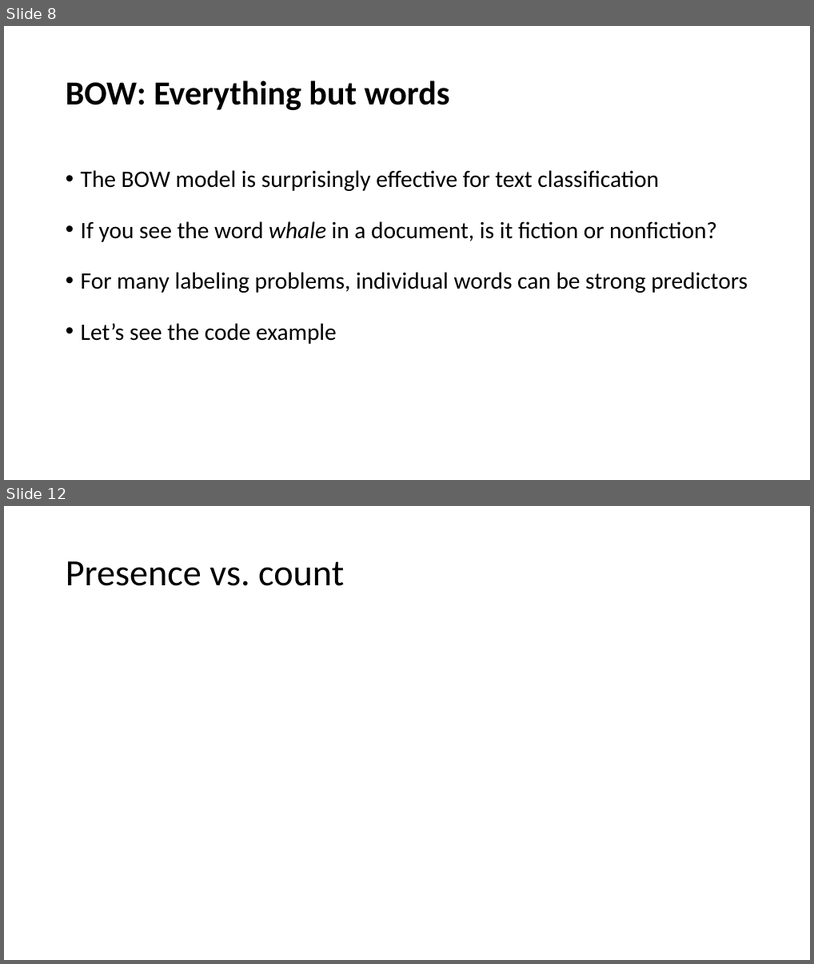
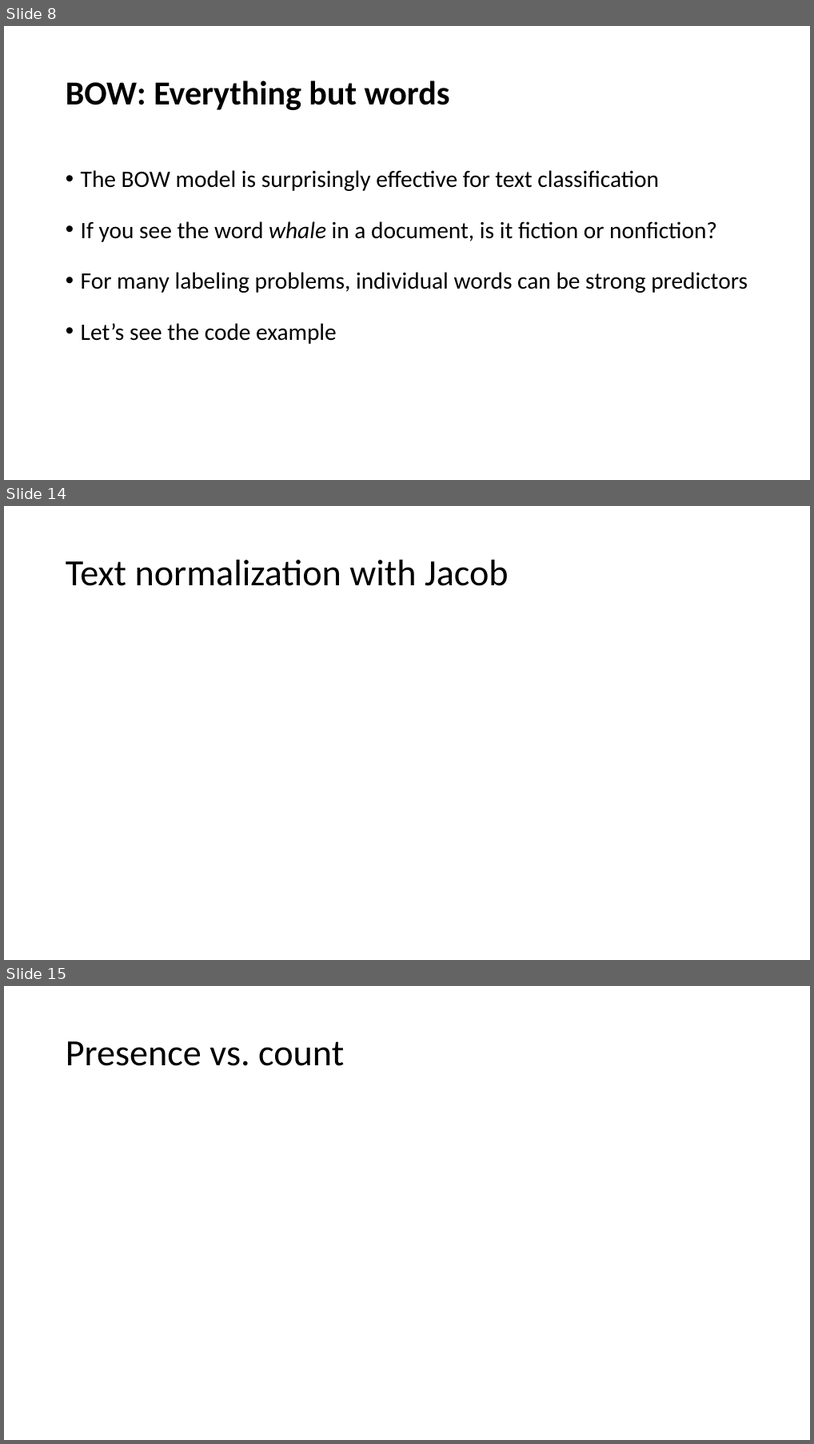
Before and after one commit to YeabinMoonEcon/BUS211, a slide deck: BUS243_NLP/lecture_notes/Lecture2.pptx. Shown one above the other, each under a label of ours: slides 8 and 12 before the commit, slides 8, 14 and 15 after it; the slides between them are not shown. The pictures are 814x964 and 814x1444 pixels, drawn with LibreOffice and Linux fonts; fonts in the diff are those of the drawing. Boxes give left, top, right and bottom in pixels: in the first picture for what was removed or moved away, otherwise in the second. Text is boxed around its words. In the diff, an @@ line names an element or a change of style, - is before the commit and + after.

```diff
--- a/BUS243_NLP/lecture_notes/Lecture2.pptx
+++ b/BUS243_NLP/lecture_notes/Lecture2.pptx
@@ slide 14 added at (4,506,810,960), background #FFFFFF @@
@@ title added at (66,560,509,586), 44 pt, text #000000 @@
+Text normalization with Jacob
@@ what was slide 12 is now slide 15 @@
```
Also in this commit, not shown: 1 slide changed, 4 other slides added, 2 slides removed, 2 other files.
